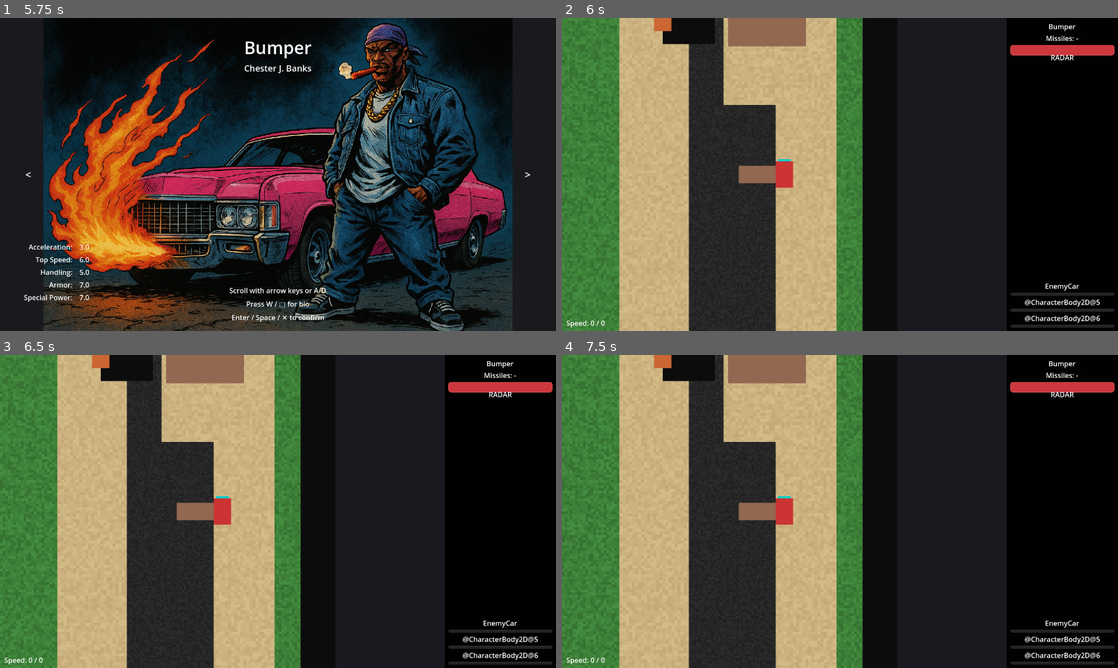
Above: before the commit, frames 1-4 (two rows, left to right).
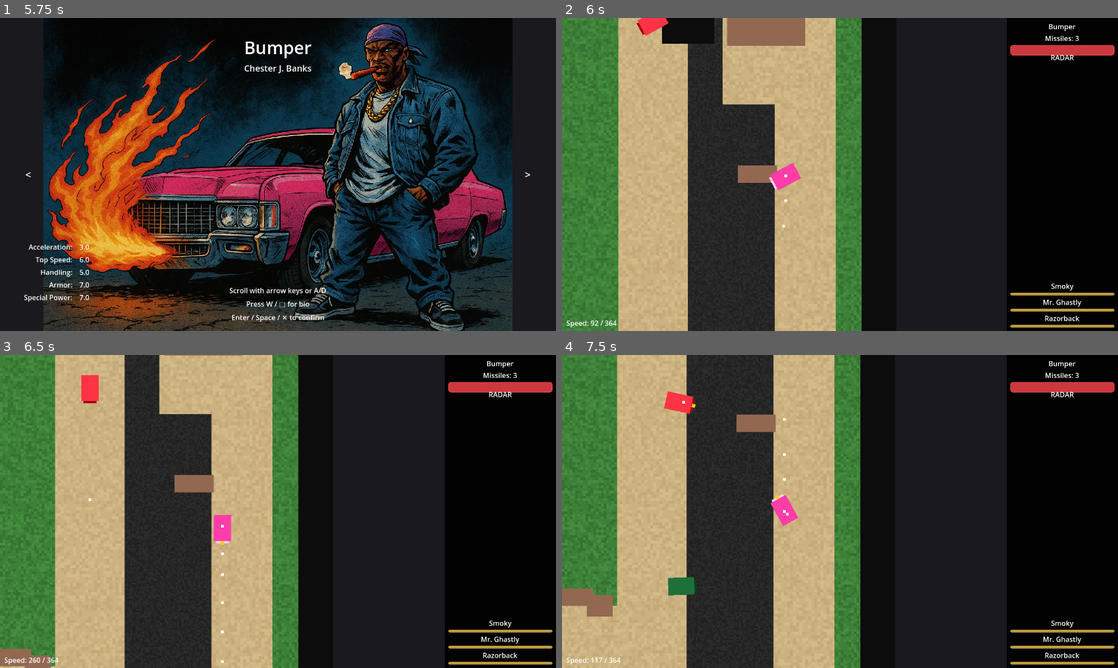
Above: after the commit, the same moments.

Repository: b3p3k0/bentchrome
Game: Godot game, scene res://scenes/ui/SplashScreen.tscn
Same seed, same stepped clock (60 frames per second), same inputs: the game is played once before the commit and once after it.
Inputs (mouse positions are in pixels of both pictures, inside the frame that each line leads up to):
- Up to frame 1 (5.75 s): click "Start 1P" at 0.5 s; tap W (move_up) every 0.75 s from 1.25 to 5 s; move the mouse to (400, 158) at 1.27 s; hold D (move_right) 1.28-2 s; hold Space (fire_primary) 1.28-2 s; click (400, 158) at 1.42 s; drag from (166, 190) to (250, 237) at 2.02 s; move the mouse to (333, 105) at 2.77 s; hold D (move_right) 2.78-3.5 s; hold Space (fire_primary) 2.78-3.5 s; right-click (333, 105) at 2.85 s; drag from (250, 237) to (111, 127) at 3.52 s; move the mouse to (444, 221) at 4.27 s; hold A (move_left) 4.28-5 s; hold Space (fire_primary) 4.28-5 s; tap Right (select_next_car) at 4.35 s; drag from (111, 127) to (194, 96) at 5.02 s
- Up to frame 2 (6 s): move the mouse to (867, 174) at 5.77 s; hold S (move_down) from 5.78 s (still down); hold Space (fire_primary) from 5.78 s (still down); tap Mouse wheel up (weapon_next) at 5.85 s; click (867, 174) at 5.92 s
- Up to frame 3 (6.5 s): keep holding S (move_down); keep holding Space (fire_primary)
- Up to frame 4 (7.5 s): release S (move_down) at 6.5 s; release Space (fire_primary) at 6.5 s; drag from (756, 433) to (728, 527) at 6.52 s; move the mouse to (962, 495) at 7.27 s; hold W (move_up) from 7.28 s (still down); hold Space (fire_primary) from 7.28 s (still down); tap Keypad Enter at 7.35 s

Frame 1 is identical in both runs. In frame 2, 2.9% of the frame differs, in the area x 5-100%, y 0-100%; in frame 3, 8.0%; in frame 4, 11%, in the area x 0-100%, y 0-100%.
Error before the commit: Parse Error: Used space character for indentation instead of tab as used before in the file. (res://scripts/vehicles/player_car.gd:940)

Commit message:
Fix asset loading and pickups

Diff:
--- /dev/null
+++ b/scenes/environment/Pickup.tscn
@@ -0,0 +1,25 @@
+[gd_scene load_steps=3 format=3 uid="uid://cq8xj5yw2m8pd"]
+
+[ext_resource type="Script" path="res://scripts/environment/pickup.gd" id="1_pickup_script"]
+
+[sub_resource type="CircleShape2D" id="CircleShape2D_pickup_collision"]
+radius = 16.0
+
+[node name="Pickup" type="Area2D" groups=["pickups"]]
+collision_layer = 0
+collision_mask = 1
+monitoring = true
+monitorable = false
+script = ExtResource("1_pickup_script")
+
+[node name="CollisionShape2D" type="CollisionShape2D" parent="."]
+shape = SubResource("CircleShape2D_pickup_collision")
+
+[node name="Visual" type="Node2D" parent="."]
+
+[node name="ColorRect" type="ColorRect" parent="Visual"]
+offset_left = -16.0
+offset_top = -16.0
+offset_right = 16.0
+offset_bottom = 16.0
+color = Color(0.2, 1, 0.2, 1)
--- a/scenes/environment/TestArena.tscn
+++ b/scenes/environment/TestArena.tscn
@@ -1,8 +1,9 @@
-[gd_scene load_steps=36 format=3 uid="uid://bfqm2xgv3pu6w"]
+[gd_scene load_steps=37 format=3 uid="uid://bfqm2xgv3pu6w"]
 
 [ext_resource type="Script" path="res://scripts/environment/destructible_prop.gd" id="1_destructible_prop"]
 [ext_resource type="Shader" path="res://shaders/terrain_speckle.gdshader" id="2_speckle"]
 [ext_resource type="Script" path="res://scripts/environment/test_arena_controller.gd" id="3_arena_controller"]
+[ext_resource type="Script" path="res://scripts/environment/level_controller.gd" id="4_level_controller"]
 
 [sub_resource type="RectangleShape2D" id="RectangleShape2D_wall_horizontal"]
 size = Vector2(1800, 80)
@@ -732,6 +733,27 @@
 [node name="AIStartPoint3" type="Marker2D" parent="SpawnPoints"]
 position = Vector2(360, 960)
 
+[node name="LevelController" type="Node" parent="."]
+script = ExtResource("4_level_controller")
+
+[node name="PickupSpawners" type="Node2D" parent="."]
+
+[node name="HealthSpawner1" type="Marker2D" parent="PickupSpawners" groups=["pickup_spawner"]]
+position = Vector2(-700, -1200)
+metadata/pickup_type = "health_minor"
+
+[node name="HealthSpawner2" type="Marker2D" parent="PickupSpawners" groups=["pickup_spawner"]]
+position = Vector2(700, 1200)
+metadata/pickup_type = "health_minor"
+
+[node name="AmmoSpawner1" type="Marker2D" parent="PickupSpawners" groups=["pickup_spawner"]]
+position = Vector2(-500, 400)
+metadata/pickup_type = "ammo_missile"
+
+[node name="AmmoSpawner2" type="Marker2D" parent="PickupSpawners" groups=["pickup_spawner"]]
+position = Vector2(500, -400)
+metadata/pickup_type = "ammo_missile"
+
 [node name="AudioPlaceholders" type="Node2D" parent="."]
 
 [node name="EngineIdleAudio" type="AudioStreamPlayer2D" parent="AudioPlaceholders"]
--- a/scripts/debug/health_check.gd
+++ b/scripts/debug/health_check.gd
@@ -38,7 +38,7 @@
 		print("🚨 HEALTH CHECK FAILED - REGRESSION DETECTED 🚨")
 		for issue in _validation_results:
 			print("  ❌ ", issue)
-		print("🚨 " + "="*50 + " 🚨")
+		print("🚨 " + "=".repeat(50) + " 🚨")
 		health_check_failed.emit(_validation_results)
 
 	return all_passed
@@ -212,7 +212,7 @@
 	for i in range(lines.size()):
 		var line = lines[i]
 		# Look for patterns like "#SomeCommentaction_name={"
-		if line.contains("#") and line.contains("={") and not line.strip_edges().starts_with("#"):
+		if line.contains("#") and line.contains("={") and not line.strip_edges().begins_with("#"):
 			violations.append("BANNED PATTERN: Inline comment corruption in project.godot line " + str(i + 1))
 
 	return violations
--- /dev/null
+++ b/scripts/environment/level_controller.gd
@@ -0,0 +1,130 @@
+extends Node
+
+## Level controller for managing pickup spawning and respawn timers
+## NO class_name declaration (regression prevention)
+
+# Respawn configuration
+const RESPAWN_COOLDOWN = 90.0  # 90 seconds as per requirements
+
+# Pickup scene reference
+const PICKUP_SCENE = preload("res://scenes/environment/Pickup.tscn")
+
+# Spawner tracking
+var pickup_spawners: Array = []
+# Each element: {marker: Marker2D, type: String, timer: float, active_pickup: Node}
+
+# Debug flag
+var _debug_enabled: bool = OS.is_debug_build()
+
+func _ready():
+	_debug_log("LevelController initializing...")
+	_discover_pickup_spawners()
+	_spawn_initial_pickups()
+	_debug_log("LevelController ready with %d spawners" % pickup_spawners.size())
+
+## Discover all pickup spawn markers in the scene
+func _discover_pickup_spawners() -> void:
+	var markers = get_tree().get_nodes_in_group("pickup_spawner")
+	_debug_log("Found %d pickup_spawner markers" % markers.size())
+
+	for marker in markers:
+		if not marker is Marker2D:
+			push_warning("LevelController: pickup_spawner '%s' is not a Marker2D, skipping" % marker.name)
+			continue
+
+		var pickup_type = marker.get_meta("pickup_type", "health_minor")
+
+		var spawner_data = {
+			"marker": marker,
+			"type": pickup_type,
+			"timer": 0.0,
+			"active_pickup": null
+		}
+
+		pickup_spawners.append(spawner_data)
+		_debug_log("Registered spawner '%s' at %s for type '%s'" % [marker.name, marker.global_position, pickup_type])
+
+## Spawn pickups at all markers on level start
+func _spawn_initial_pickups() -> void:
+	for spawner in pickup_spawners:
+		_spawn_at_marker(spawner)
+
+	_debug_log("Initial pickup spawn complete")
+
+## Spawn a pickup at a specific marker
+func _spawn_at_marker(spawner: Dictionary) -> void:
+	if not is_instance_valid(spawner.marker):
+		push_error("LevelController: Spawner marker is invalid")
+		return
+
+	if spawner.active_pickup != null and is_instance_valid(spawner.active_pickup):
+		_debug_log("Spawner '%s' already has active pickup, skipping" % spawner.marker.name)
+		return
+
+	# Spawn pickup via GameManager
+	var pickup = GameManager.spawn_pickup(
+		PICKUP_SCENE,
+		spawner.marker.global_position,
+		spawner.type
+	)
+
+	if not pickup:
+		push_error("LevelController: Failed to spawn pickup at '%s'" % spawner.marker.name)
+		return
+
+	# Track the pickup
+	spawner.active_pickup = pickup
+
+	# Connect to collected signal for respawn tracking
+	if pickup.has_signal("collected"):
+		pickup.collected.connect(_on_pickup_collected.bind(spawner))
+		_debug_log("Spawned pickup at '%s' (%s)" % [spawner.marker.name, spawner.type])
+	else:
+		push_warning("LevelController: Pickup doesn't have 'collected' signal")
+
+## Handle pickup collection - start respawn timer
+func _on_pickup_collected(spawner: Dictionary) -> void:
+	_debug_log("Pickup collected at '%s', starting %ds respawn timer" % [spawner.marker.name, RESPAWN_COOLDOWN])
+
+	spawner.active_pickup = null
+	spawner.timer = RESPAWN_COOLDOWN
+
+## Process respawn timers each frame
+func _process(delta: float) -> void:
+	for spawner in pickup_spawners:
+		# Skip if pickup is active
+		if spawner.active_pickup != null and is_instance_valid(spawner.active_pickup):
+			continue
+
+		# Skip if no timer active
+		if spawner.timer <= 0.0:
+			continue
+
+		# Countdown timer
+		spawner.timer -= delta
+
+		# Respawn when timer expires
+		if spawner.timer <= 0.0:
+			_debug_log("Respawn timer expired for '%s', spawning pickup" % spawner.marker.name)
+			_spawn_at_marker(spawner)
+
+## Debug logging
+func _debug_log(message: String) -> void:
+	if _debug_enabled:
+		print("[LevelController] %s" % message)
+
+## Get spawner stats for debugging
+func get_spawner_stats() -> Dictionary:
+	var stats = {
+		"total_spawners": pickup_spawners.size(),
+		"active_pickups": 0,
+		"waiting_respawn": 0
+	}
+
+	for spawner in pickup_spawners:
+		if spawner.active_pickup != null and is_instance_valid(spawner.active_pickup):
+			stats.active_pickups += 1
+		elif spawner.timer > 0.0:
+			stats.waiting_respawn += 1
+
+	return stats
--- /dev/null
+++ b/scripts/environment/pickup.gd
@@ -0,0 +1,142 @@
+extends Area2D
+
+## Pickup item script for health and ammo collection
+## NO class_name declaration (regression prevention)
+
+# Pickup type constants (string-based, no enums)
+const TYPE_HEALTH_MINOR = "health_minor"
+const TYPE_AMMO_MISSILE = "ammo_missile"
+
+# Configuration per pickup type
+const PICKUP_CONFIGS = {
+	"health_minor": {
+		"heal_percent": 0.20,  # 20% of max HP
+		"color": Color(0.2, 1.0, 0.2),  # Green
+		"label": "Health +20%"
+	},
+	"ammo_missile": {
+		"ammo_amount": 2,
+		"color": Color(1.0, 0.8, 0.2),  # Yellow/Orange
+		"label": "Missiles +2"
+	}
+}
+
+# Signals
+signal collected  # Emitted when pickup is collected (for respawn tracking)
+
+# Current pickup configuration
+var current_pickup_type: String = TYPE_HEALTH_MINOR
+var _config: Dictionary = {}
+var _visual_rect: ColorRect = null
+var _is_collected: bool = false
+
+func _ready():
+	# Connect collision signal
+	body_entered.connect(_on_body_entered)
+
+	# Get visual rect reference
+	_visual_rect = $Visual/ColorRect
+
+	# Apply default type if not set
+	if current_pickup_type.is_empty():
+		set_pickup_type(TYPE_HEALTH_MINOR)
+
+## Called by GameManager.spawn_pickup() to set pickup type
+func set_pickup_type(type: String) -> void:
+	if not type in PICKUP_CONFIGS:
+		push_error("Pickup: Unknown pickup type '%s', defaulting to health_minor" % type)
+		type = TYPE_HEALTH_MINOR
+
+	current_pickup_type = type
+	_config = PICKUP_CONFIGS[type]
+
+	# Update visual color
+	if _visual_rect:
+		_visual_rect.color = _config["color"]
+
+	_debug_log("Pickup configured as '%s' (%s)" % [type, _config["label"]])
+
+## Detect when vehicle enters collection area
+func _on_body_entered(body: Node2D) -> void:
+	if _is_collected:
+		return
+
+	# Only collect from player or enemies
+	if not body.is_in_group("player") and not body.is_in_group("enemies"):
+		return
+
+	_debug_log("Collision detected with %s" % body.name)
+
+	# Try to apply effect
+	if _apply_pickup_effect(body):
+		_collect()
+
+## Apply pickup effect to collector (player or enemy)
+func _apply_pickup_effect(collector: Node) -> bool:
+	match current_pickup_type:
+		TYPE_HEALTH_MINOR:
+			return _apply_health_effect(collector)
+
+		TYPE_AMMO_MISSILE:
+			return _apply_ammo_effect(collector)
+
+		_:
+			push_error("Pickup: Unhandled pickup type '%s'" % current_pickup_type)
+			return false
+
+## Apply health restoration
+func _apply_health_effect(collector: Node) -> bool:
+	if not collector.has_method("get_vehicle_health"):
+		_debug_log("Collector %s has no get_vehicle_health() method" % collector.name)
+		return false
+
+	var health = collector.get_vehicle_health()
+	if not health:
+		_debug_log("Collector %s returned null vehicle_health" % collector.name)
+		return false
+
+	var heal_percent = _config.get("heal_percent", 0.20)
+	var heal_amount = health.max_hp * heal_percent
+
+	_debug_log("Healing %s for %.1f HP (%.0f%%)" % [collector.name, heal_amount, heal_percent * 100])
+	health.apply_heal(heal_amount)
+
+	return true
+
+## Apply ammo replenishment
+func _apply_ammo_effect(collector: Node) -> bool:
+	var ammo_amount = _config.get("ammo_amount", 2)
+
+	# Try add_missiles method first
+	if collector.has_method("add_missiles"):
+		_debug_log("Adding %d missiles to %s via add_missiles()" % [ammo_amount, collector.name])
+		collector.add_missiles(ammo_amount)
+		return true
+
+	# Fallback: Try direct property access
+	if "missile_count" in collector:
+		_debug_log("Adding %d missiles to %s via missile_count property" % [ammo_amount, collector.name])
+		collector.missile_count += ammo_amount
+		return true
+
+	_debug_log("Collector %s has no ammo system" % collector.name)
+	return false
+
+## Collect this pickup (destroy and notify)
+func _collect() -> void:
+	if _is_collected:
+		return
+
+	_is_collected = true
+	_debug_log("Pickup collected (%s)" % _config.get("label", current_pickup_type))
+
+	# Emit signal for respawn tracking
+	collected.emit()
+
+	# Destroy pickup
+	queue_free()
+
+## Debug logging
+func _debug_log(message: String) -> void:
+	if OS.is_debug_build():
+		print("[Pickup:%s] %s" % [get_instance_id(), message])
--- a/scripts/managers/selection_state.gd
+++ b/scripts/managers/selection_state.gd
@@ -64,6 +64,11 @@
 			cleaned_lines.append(line)
 	return "\n".join(cleaned_lines)
 
+func _resource_or_file_exists(path: String) -> bool:
+	if ResourceLoader.exists(path):
+		return true
+	return FileAccess.file_exists(path)
+
 func _validate_roster_entry(entry: Dictionary, index: int) -> bool:
 	var entry_id = entry.get("id", "entry_" + str(index))
 
@@ -83,9 +88,11 @@
 	if not portrait_path.begins_with("res://assets/img/bios/"):
 		push_error("Invalid portrait path for " + entry_id + ": " + portrait_path)
 		return false
+	if not _resource_or_file_exists(portrait_path):
+		push_error("Portrait file not found for " + entry_id + ": " + portrait_path)
+		return false
 	if not ResourceLoader.exists(portrait_path):
-		push_error("Portrait file not found for " + entry_id + ": " + portrait_path)
-		return false
+		push_warning("Portrait file exists but is not imported yet: " + portrait_path)
 
 	# Validate stats has all required numeric fields
 	var stats = entry.stats
--- a/scripts/ui/player_select.gd
+++ b/scripts/ui/player_select.gd
@@ -216,7 +216,7 @@
 			texture = portrait_cache[portrait_path]
 		else:
 			# Load texture directly
-			texture = load(portrait_path)
+			texture = _load_portrait_texture(portrait_path)
 			# Cache only successful loads
 			if texture:
 				portrait_cache[portrait_path] = texture
@@ -240,6 +240,21 @@
 	armor_value.text = str(stats.get("armor", 1))
 	special_value.text = str(stats.get("special_power", 1))
 
+func _load_portrait_texture(path: String) -> Texture2D:
+	var loaded = ResourceLoader.load(path, "Texture2D")
+	if loaded and loaded is Texture2D:
+		return loaded
+
+	var image := Image.new()
+	var err := image.load(path)
+	if err != OK:
+		var absolute_path := ProjectSettings.globalize_path(path)
+		err = image.load(absolute_path)
+	if err != OK:
+		return null
+
+	return ImageTexture.create_from_image(image)
+
 func update_dialog_content():
 	if roster.size() == 0 or current_index >= roster.size():
 		return
--- a/scripts/ui/splash_screen.gd
+++ b/scripts/ui/splash_screen.gd
@@ -2,12 +2,15 @@
 
 @onready var start_button := $UIGrid/Cell7/MenuBox/StartButton
 @onready var story_button := $UIGrid/Cell7/MenuBox/StoryButton
+@onready var background: TextureRect = $Background
 var is_transitioning := false
 
 func _ready():
 	# Connect button signals
 	start_button.pressed.connect(start_game)
 	story_button.pressed.connect(open_story)
+
+	_ensure_background_texture()
 
 	# Defer focus to avoid Godot settling issues
 	call_deferred("_set_initial_focus")
@@ -16,6 +19,32 @@
 
 func _set_initial_focus():
 	start_button.grab_focus()
+
+func _ensure_background_texture():
+	if background.texture:
+		return
+
+	var path := "res://assets/img/story/splashscreen.png"
+	var texture := _load_texture(path)
+	if texture:
+		background.texture = texture
+	else:
+		push_warning("SplashScreen: Failed to load background texture at " + path)
+
+func _load_texture(path: String) -> Texture2D:
+	var loaded = ResourceLoader.load(path, "Texture2D")
+	if loaded and loaded is Texture2D:
+		return loaded
+
+	var image := Image.new()
+	var err := image.load(path)
+	if err != OK:
+		var absolute_path := ProjectSettings.globalize_path(path)
+		err = image.load(absolute_path)
+	if err != OK:
+		return null
+
+	return ImageTexture.create_from_image(image)
 
 func _unhandled_input(event):
 	# Handle ui_accept events specifically (not polling)
--- a/scripts/ui/story_screen.gd
+++ b/scripts/ui/story_screen.gd
@@ -1,10 +1,12 @@
 extends Control
 
 @onready var text_label := $TextPanel/TextLabel
+@onready var background: TextureRect = $Background
 var is_returning := false
 
 func _ready():
 	print("Story screen initialized")
+	_ensure_background_texture()
 	load_story_data()
 	calculate_text_capacity()
 
@@ -47,6 +49,32 @@
 
 	print("Story text panel holds approx ", estimated_chars, " characters.")
 
+func _ensure_background_texture():
+	if background.texture:
+		return
+
+	var path := "res://assets/img/story/martygraz.png"
+	var texture := _load_texture(path)
+	if texture:
+		background.texture = texture
+	else:
+		push_warning("StoryScreen: Failed to load background texture at " + path)
+
+func _load_texture(path: String) -> Texture2D:
+	var loaded = ResourceLoader.load(path, "Texture2D")
+	if loaded and loaded is Texture2D:
+		return loaded
+
+	var image := Image.new()
+	var err := image.load(path)
+	if err != OK:
+		var absolute_path := ProjectSettings.globalize_path(path)
+		err = image.load(absolute_path)
+	if err != OK:
+		return null
+
+	return ImageTexture.create_from_image(image)
+
 func _unhandled_input(event):
 	if is_returning:
 		return
--- a/scripts/vehicles/enemy_car.gd
+++ b/scripts/vehicles/enemy_car.gd
@@ -1177,6 +1177,11 @@
 
 	_next_fire_time = current_time + (1.0 / fire_rate)
 
+## Add missiles to inventory (called by pickups)
+func add_missiles(amount: int) -> void:
+	print("EnemyCar[%s]: Added %d missiles" % [roster_id, amount])
+	# Enemy missiles not implemented yet, placeholder for future
+
 ## Public health system interface (copied from player car)
 func apply_damage(amount: float, source = null) -> void:
 	if vehicle_health:
--- a/scripts/vehicles/player_car.gd
+++ b/scripts/vehicles/player_car.gd
@@ -465,6 +465,11 @@
 	var now = Time.get_ticks_msec() / 1000.0
 	return missile_count > 0 and (now - _last_missile_time) >= missile_cooldown
 
+## Add missiles to inventory (called by pickups)
+func add_missiles(amount: int) -> void:
+	missile_count += amount
+	print("PlayerCar: Added %d missiles (total: %d)" % [amount, missile_count])
+
 func _weapon_type_to_missile_type(weapon_name: String):
 	# Convert weapon string names to safe missile type constants
 	# These constants match the ones defined in missile.gd (TYPE_POWER=0, TYPE_FIRE=1, TYPE_HOMING=2)
@@ -938,64 +943,64 @@
 
 ## Map terrain type to drift multiplier bucket
 func _get_terrain_drift_multiplier() -> float:
-        match _current_terrain_type:
-                "terrain_track":
-                        return DRIFT_FACTORS.terrain_multipliers.get("track", 1.0)
-                "terrain_sand", "terrain_grass":
-                        return DRIFT_FACTORS.terrain_multipliers.get("sand", 1.0)
-                "terrain_snow":
-                        return DRIFT_FACTORS.terrain_multipliers.get("snow", 1.0)
-                "terrain_ice", "terrain_water":
-                        return DRIFT_FACTORS.terrain_multipliers.get("ice", 1.0)
-                _:
-                        return 1.0
+	match _current_terrain_type:
+		"terrain_track":
+			return DRIFT_FACTORS.terrain_multipliers.get("track", 1.0)
+		"terrain_sand", "terrain_grass":
+			return DRIFT_FACTORS.terrain_multipliers.get("sand", 1.0)
+		"terrain_snow":
+			return DRIFT_FACTORS.terrain_multipliers.get("snow", 1.0)
+		"terrain_ice", "terrain_water":
+			return DRIFT_FACTORS.terrain_multipliers.get("ice", 1.0)
+		_:
+			return 1.0
 
 ## Calculate drift coefficient based on slip angle, speed, handling, and terrain
 func _calculate_drift_coefficient(forward_direction: Vector2) -> float:
-        var speed = velocity.length()
-        if speed < 0.1:
-                _current_slip_angle = 0.0
-                return DRIFT_FACTORS.low_speed.x * _get_terrain_drift_multiplier()
-
-        var facing_dir = forward_direction.normalized()
-        var velocity_dir = velocity.normalized()
-
-        if facing_dir == Vector2.ZERO:
-                facing_dir = velocity_dir
-        _current_slip_angle = abs(velocity_dir.angle_to(facing_dir))
-
-        var normalized_slip = clamp(_current_slip_angle / PI, 0.0, 1.0)
-        normalized_slip = pow(normalized_slip, DRIFT_FACTORS.slip_angle_sensitivity)
-
-        var speed_ratio = clamp(speed / max_speed, 0.0, 1.0)
-        var base_min = lerp(DRIFT_FACTORS.low_speed.x, DRIFT_FACTORS.high_speed.x, speed_ratio)
-        var base_max = lerp(DRIFT_FACTORS.low_speed.y, DRIFT_FACTORS.high_speed.y, speed_ratio)
-
-        # Extra slide capability when above 70% speed
-        if speed_ratio > 0.7:
-                var boost_ratio = clamp((speed_ratio - 0.7) / 0.3, 0.0, 1.0)
-                base_min = lerp(base_min, DRIFT_FACTORS.high_speed_boost.x, boost_ratio)
-                base_max = lerp(base_max, DRIFT_FACTORS.high_speed_boost.y, boost_ratio)
-
-        var drift_coefficient = lerp(base_min, base_max, normalized_slip)
-
-        # Terrain and handling modulation
-        drift_coefficient *= _get_terrain_drift_multiplier()
-        drift_coefficient *= lerp(1.1, 0.85, clamp(_current_terrain_modifiers.handling, 0.0, 1.0))
-
-        # Low-speed tracks should grip quickly
-        if speed < drift_speed_threshold:
-                var low_speed_ratio = clamp(speed / max(drift_speed_threshold, 0.001), 0.0, 1.0)
-                drift_coefficient = lerp(DRIFT_FACTORS.low_speed.x, drift_coefficient, low_speed_ratio)
-
-        # Prevent endless spins by enforcing a minimum grip (max drift)
-        drift_coefficient = clamp(drift_coefficient, 0.05, 0.9)
-        _last_drift_coefficient = drift_coefficient
-
-        if DEBUG_DRIFT_PHYSICS and speed > 5.0:
-                print("[Drift] speed=%.1f slip=%.2f drift=%.2f terrain=%s" % [speed, rad_to_deg(_current_slip_angle), drift_coefficient, _current_terrain_type])
-
-        return drift_coefficient
+	var speed = velocity.length()
+	if speed < 0.1:
+		_current_slip_angle = 0.0
+		return DRIFT_FACTORS.low_speed.x * _get_terrain_drift_multiplier()
+
+	var facing_dir = forward_direction.normalized()
+	var velocity_dir = velocity.normalized()
+
+	if facing_dir == Vector2.ZERO:
+		facing_dir = velocity_dir
+	_current_slip_angle = abs(velocity_dir.angle_to(facing_dir))
+
+	var normalized_slip = clamp(_current_slip_angle / PI, 0.0, 1.0)
+	normalized_slip = pow(normalized_slip, DRIFT_FACTORS.slip_angle_sensitivity)
+
+	var speed_ratio = clamp(speed / max_speed, 0.0, 1.0)
+	var base_min = lerp(DRIFT_FACTORS.low_speed.x, DRIFT_FACTORS.high_speed.x, speed_ratio)
+	var base_max = lerp(DRIFT_FACTORS.low_speed.y, DRIFT_FACTORS.high_speed.y, speed_ratio)
+
+	# Extra slide capability when above 70% speed
+	if speed_ratio > 0.7:
+		var boost_ratio = clamp((speed_ratio - 0.7) / 0.3, 0.0, 1.0)
+		base_min = lerp(base_min, DRIFT_FACTORS.high_speed_boost.x, boost_ratio)
+		base_max = lerp(base_max, DRIFT_FACTORS.high_speed_boost.y, boost_ratio)
+
+	var drift_coefficient = lerp(base_min, base_max, normalized_slip)
+
+	# Terrain and handling modulation
+	drift_coefficient *= _get_terrain_drift_multiplier()
+	drift_coefficient *= lerp(1.1, 0.85, clamp(_current_terrain_modifiers.handling, 0.0, 1.0))
+
+	# Low-speed tracks should grip quickly
+	if speed < drift_speed_threshold:
+		var low_speed_ratio = clamp(speed / max(drift_speed_threshold, 0.001), 0.0, 1.0)
+		drift_coefficient = lerp(DRIFT_FACTORS.low_speed.x, drift_coefficient, low_speed_ratio)
+
+	# Prevent endless spins by enforcing a minimum grip (max drift)
+	drift_coefficient = clamp(drift_coefficient, 0.05, 0.9)
+	_last_drift_coefficient = drift_coefficient
+
+	if DEBUG_DRIFT_PHYSICS and speed > 5.0:
+		print("[Drift] speed=%.1f slip=%.2f drift=%.2f terrain=%s" % [speed, rad_to_deg(_current_slip_angle), drift_coefficient, _current_terrain_type])
+
+	return drift_coefficient
 
 
 func handle_input(delta):
@@ -1141,16 +1146,16 @@
 			var lateral_velocity = right_direction * velocity.dot(right_direction)
 			var lateral_speed = lateral_velocity.length()
 
-                        # Apply slip-aware drift coefficient based on terrain and speed
-                        var drift_coefficient = _calculate_drift_coefficient(forward_direction)
-
-                        # Preserve some lateral motion to allow controllable sliding
-                        var preserved_lateral = lateral_velocity * drift_coefficient
-
-                        # Debug visualization for lateral friction
-                        if (DEBUG_8WAY_MOVEMENT or DEBUG_DRIFT_PHYSICS) and lateral_speed > 5.0:
-                                var slip_angle_degrees = rad_to_deg(_current_slip_angle)
-                                print("[Physics] Drift coeff: %.2f, Slip: %.1f°, Speed: %.1f, Lateral: %.1f, Terrain: %s" % [drift_coefficient, slip_angle_degrees, current_speed, lateral_speed, _current_terrain_type])
+			# Apply slip-aware drift coefficient based on terrain and speed
+			var drift_coefficient = _calculate_drift_coefficient(forward_direction)
+
+			# Preserve some lateral motion to allow controllable sliding
+			var preserved_lateral = lateral_velocity * drift_coefficient
+
+			# Debug visualization for lateral friction
+			if (DEBUG_8WAY_MOVEMENT or DEBUG_DRIFT_PHYSICS) and lateral_speed > 5.0:
+				var slip_angle_degrees = rad_to_deg(_current_slip_angle)
+				print("[Physics] Drift coeff: %.2f, Slip: %.1f°, Speed: %.1f, Lateral: %.1f, Terrain: %s" % [drift_coefficient, slip_angle_degrees, current_speed, lateral_speed, _current_terrain_type])
 
 			# Reconstruct velocity with controlled lateral momentum
 			velocity = forward_velocity + preserved_lateral
Not shown, removed: log.txt
Not shown, removed: master_design.txt
Not shown, removed: missilelog.txt
Not shown, added: scripts/debug/code_validator.gd.uid
Not shown, added: scripts/debug/health_check.gd.uid
Not shown, added: scripts/debug/run_validation.gd.uid
Not shown, added: scripts/environment/level_controller.gd.uid
Not shown, added: scripts/environment/pickup.gd.uid
Not shown, changed: .gitignore
Not shown, changed: README.md
Not shown, removed: docs/ai_architecture.md
Not shown, removed: prompts/2025-10-26-inputmap-fix.md
(and 6 more such lines)
